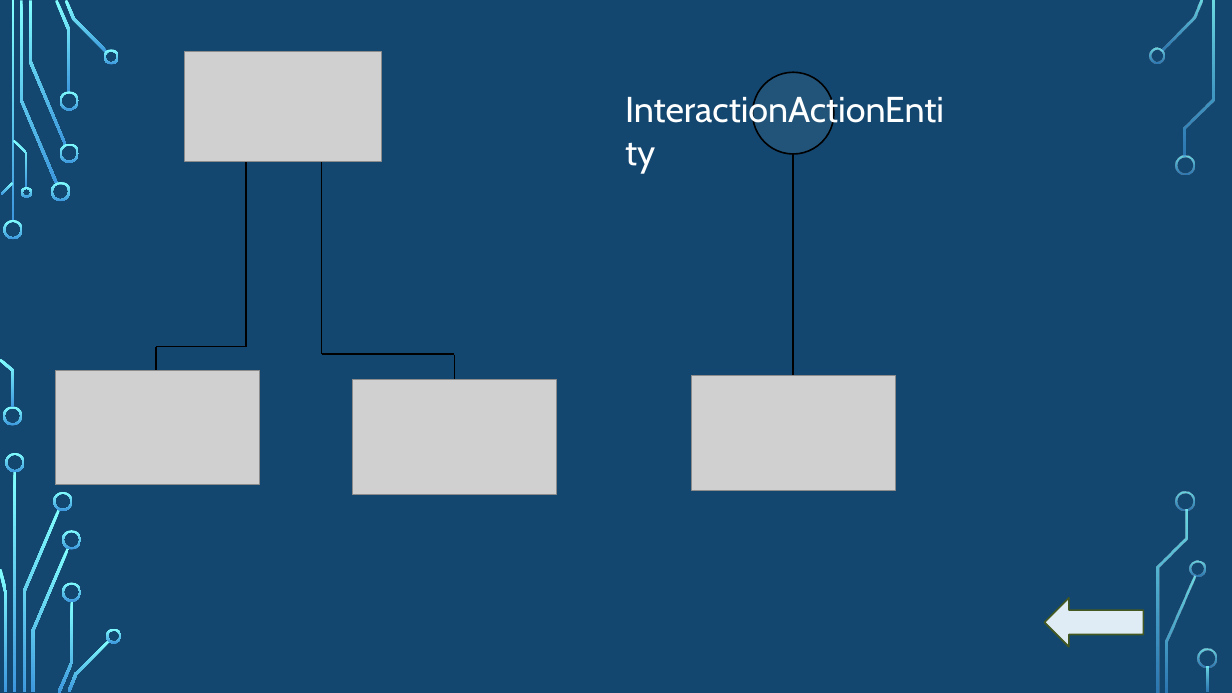
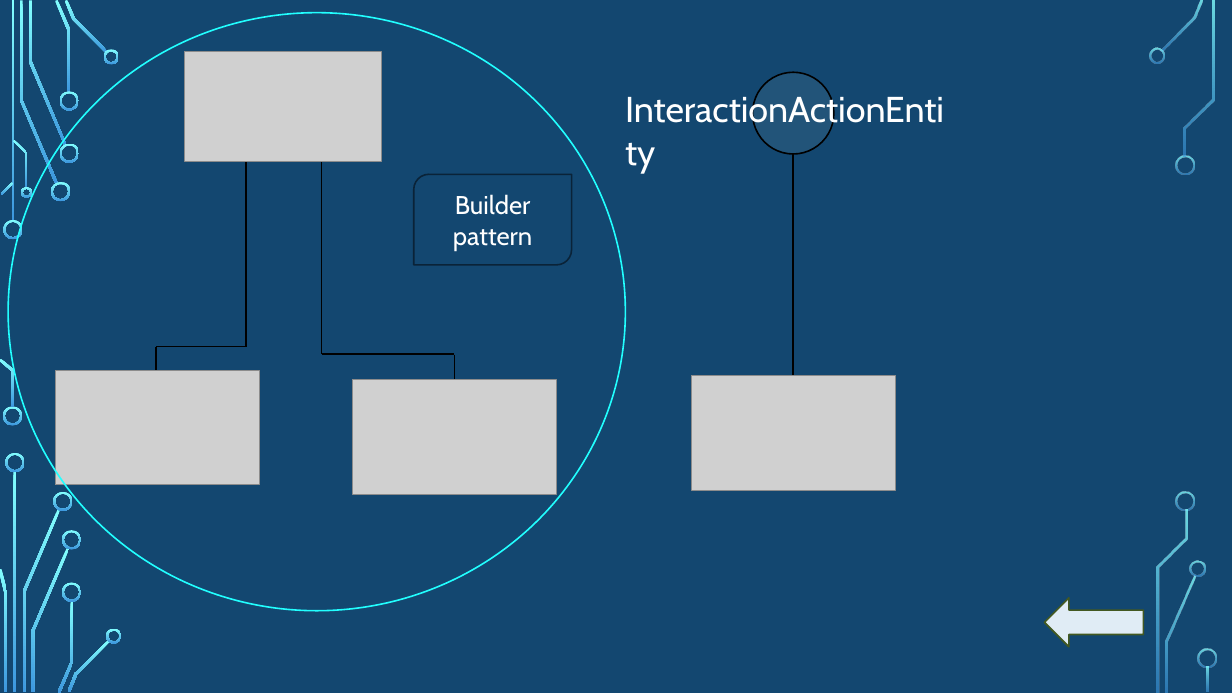
Before and after one commit to Jackkazan/FlagV2, a slide deck: slide 6 of src/main/resources/presentation/Presentazione_Flag.pptx. Drawn at 1232x693 pixels with LibreOffice and Linux fonts; fonts in the diff are those of the drawing; grey boxes stand for pictures; background and template pictures are left out. Boxes give left, top, right and bottom in pixels: in the first picture for what was removed or moved away, otherwise in the second. Text is boxed around its words. In the diff, an @@ line names an element or a change of style, - is before the commit and + after.

```diff
--- a/src/main/resources/presentation/Presentazione_Flag.pptx
+++ b/src/main/resources/presentation/Presentazione_Flag.pptx
@@ ellipse added at <box>8,13,626,611</box>, outline #22FFFF 1.25 pt @@
@@ round diag rect added at <box>414,175,572,265</box>, outline #092338 1.25 pt, 20 pt, text #FFFFFF @@
+Builder pattern
```
Also in this commit, not shown: 4 other slides changed, 5 slides added, 1 slide removed.
